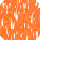
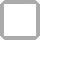
Layer changes from the first 64x64 image to the second:
showed "ブロックの縁" over [0, 0, 40, 40]
hid "ブロック抹消エフェクト" over [0, 0, 40, 40]
